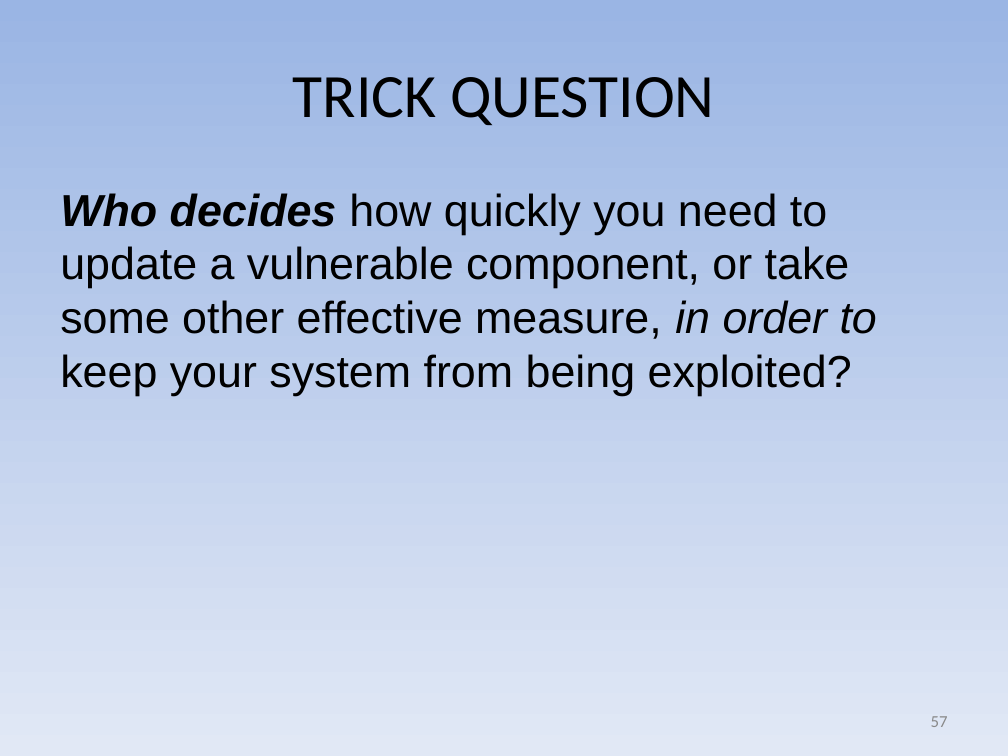
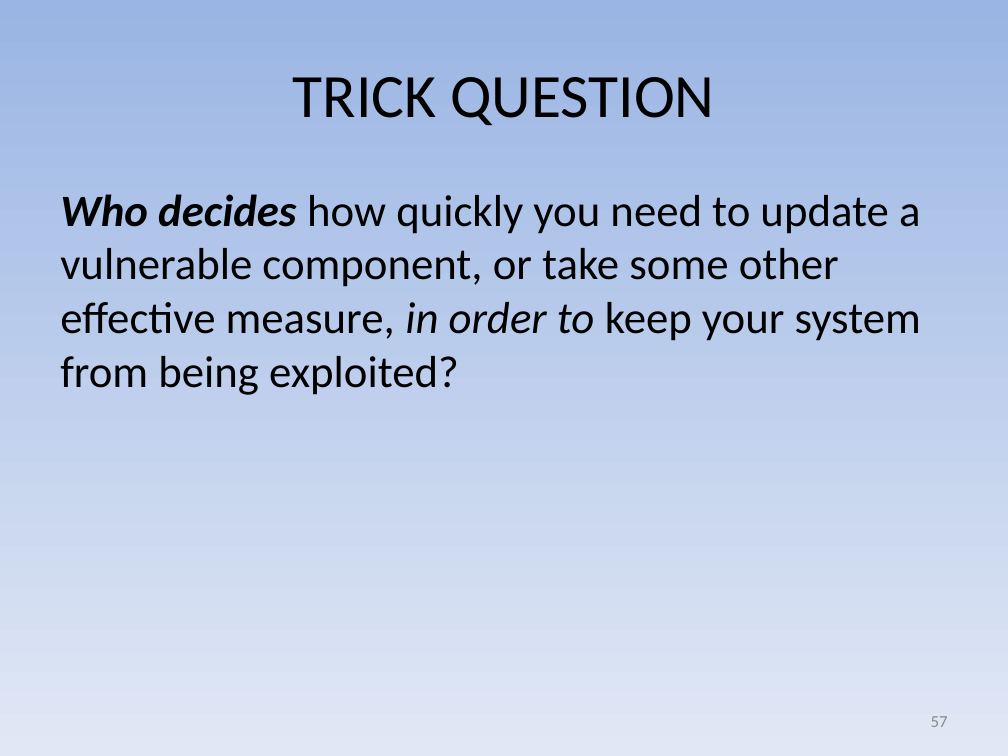
Before and after one commit to david-a-wheeler/david-a-wheeler.github.io, a slide deck: slide 57 of secure-class/presentations/Secure-Software-8-Errors.ppt. Drawn at 1008x756 pixels with LibreOffice and Linux fonts; fonts in the diff are those of the drawing. Boxes give left, top, right and bottom in pixels: in the first picture for what was removed or moved away, otherwise in the second. Text is boxed around its words. In the diff, an @@ line names an element or a change of style, - is before the commit and + after.

```diff
--- a/secure-class/presentations/Secure-Software-8-Errors.ppt
+++ b/secure-class/presentations/Secure-Software-8-Errors.ppt
@@ text "Who decides how quickly you ..." at [60,194,921,395]: font Arial to Calibri @@
```
Also in this commit, not shown: 3 other slides changed, 2 other files.
